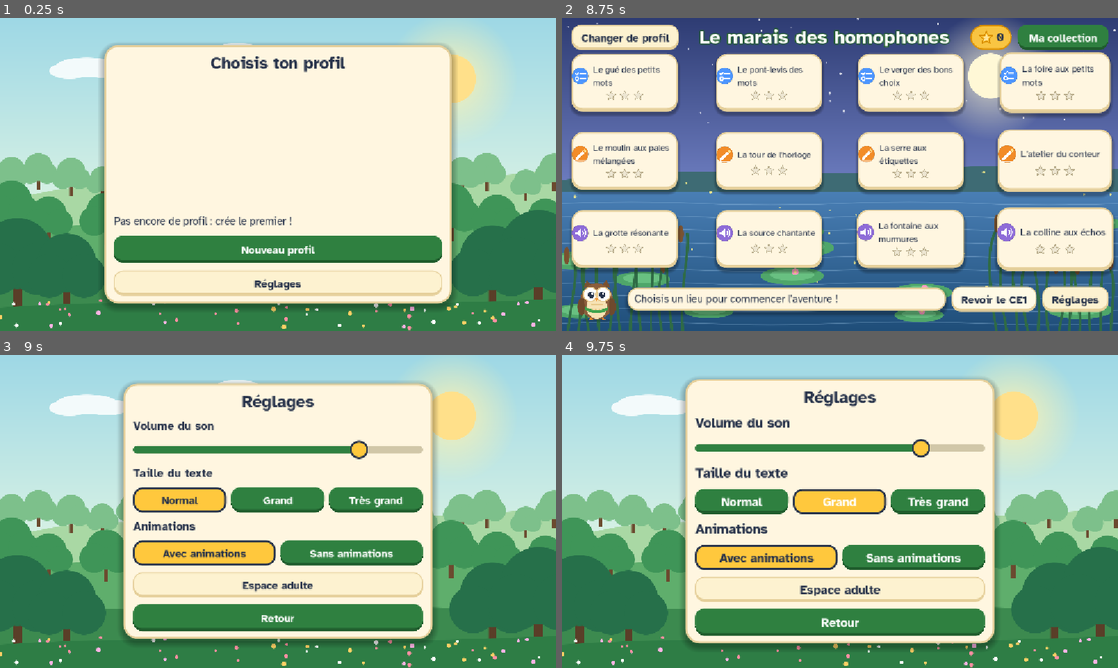
Above: before the commit, frames 1-4 (two rows, left to right).
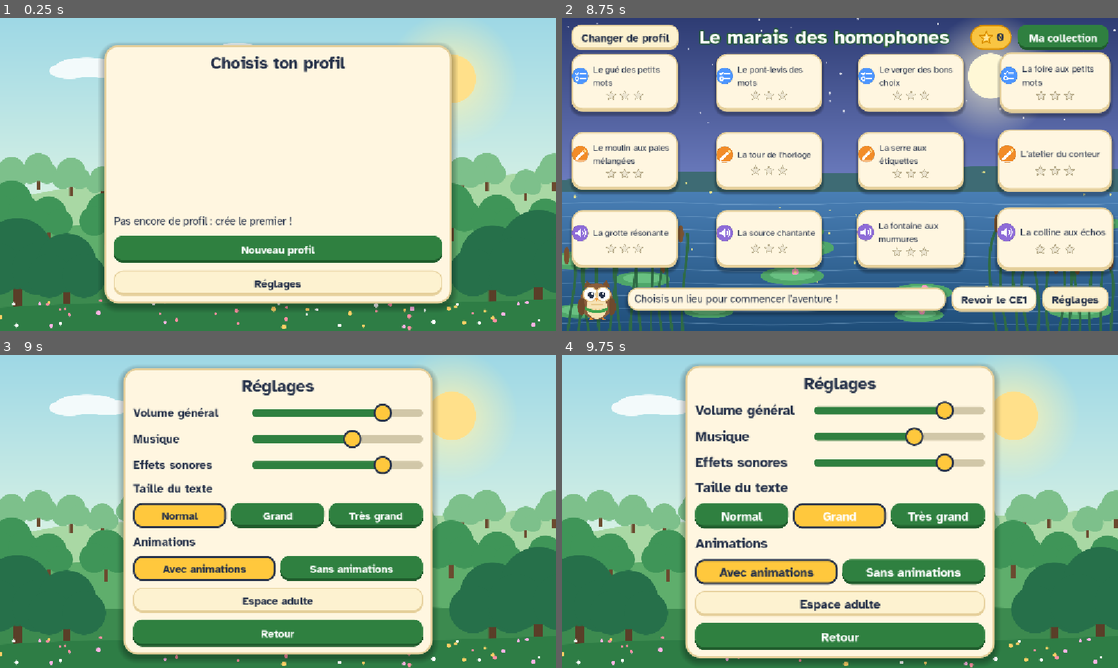
Above: after the commit, the same moments.

Repository: deunix-educ/aventuriers-des-mots
Game: Godot game, scene res://scenes/boot/boot.tscn
Same seed, same stepped clock (60 frames per second), same inputs: the game is played once before the commit and once after it.
Inputs (mouse positions are in pixels of both pictures, inside the frame that each line leads up to):
- Up to frame 1 (0.25 s): no input
- Up to frame 2 (8.75 s): click "Nouveau profil" at 0.5 s; click (840, 140) at 1.27 s; type "Alex" at 1.35 s; click "CE1" at 2 s; click "CE2" at 2.75 s; click "Commencer l'aventure" at 3.5 s; click "Changer de profil" at 4.25 s; click "Alex (CE2)" at 5 s; click "Ma collection" at 5.75 s; click "Retour à la carte" at 6.5 s; click "Revoir le CE1" at 7.25 s; click "Retour au CE2" at 8 s
- Up to frame 3 (9 s): click "Réglages" at 8.75 s
- Up to frame 4 (9.75 s): click "Grand" at 9.5 s

Frames 1-2 are identical in both runs. In frame 3, 29% of the frame differs, in the area x 21-79%, y 3-98%; in frame 4, 29%, in the area x 21-79%, y 2-100%.

Commit message:
Add sound effects, ambient music and volume mixing (0.5.0)
Co-Authored-By: Claude Sonnet 5.5 <noreply@anthropic.com>

Diff:
--- a/autoload/audio_manager.gd
+++ b/autoload/audio_manager.gd
@@ -1,26 +1,108 @@
 extends Node
-## Lecture des voix, dictees, musiques et effets sonores, y compris l'audio
-## provisoire des dictees. Aucun fichier audio n'est encore fourni (etape
-## "Graphismes et audio provisoires", a venir) : play_dictation se degrade
-## silencieusement (avertissement journalise) si le fichier est absent,
-## plutot que de faire planter le jeu.
+## Lecture des voix (dictees), des effets sonores et de la musique d'ambiance.
+## Les sons viennent d'identifiants resolus par SoundCatalog dans un
+## repertoire fixe. Un fichier absent se degrade silencieusement
+## (avertissement journalise) plutot que de faire planter le jeu. La musique
+## baisse pendant qu'une dictee est lue, pour ne jamais couvrir la voix.
 
-const DICTATION_AUDIO_DIR := "res://assets/audio/dictations"
+const MUSIC_DUCK_DB := -12.0
+const MUSIC_BASE_DB := -6.0
 
-var _player: AudioStreamPlayer
+var _voice_player: AudioStreamPlayer
+var _music_player: AudioStreamPlayer
+var _effect_players: Array[AudioStreamPlayer] = []
+var _current_music_id := ""
+var _stream_cache: Dictionary = {}
 
 
 func _ready() -> void:
-    _player = AudioStreamPlayer.new()
-    add_child(_player)
+    AudioBuses.ensure()
+    _voice_player = AudioStreamPlayer.new()
+    _voice_player.finished.connect(_on_voice_finished)
+    add_child(_voice_player)
+
+    _music_player = AudioStreamPlayer.new()
+    _music_player.bus = AudioBuses.MUSIC
+    _music_player.volume_db = MUSIC_BASE_DB
+    add_child(_music_player)
+
+    for _i in range(4):
+        var player := AudioStreamPlayer.new()
+        player.bus = AudioBuses.EFFECTS
+        add_child(player)
+        _effect_players.append(player)
+
+    # Un clic sur n'importe quel bouton du jeu produit le meme petit son.
+    get_tree().node_added.connect(_on_node_added)
 
 
 func play_dictation(audio_id: String) -> void:
     if audio_id.is_empty():
         return
-    var path := "%s/%s.ogg" % [DICTATION_AUDIO_DIR, audio_id]
+    var path := "%s/%s.ogg" % ["res://assets/audio/dictations", audio_id]
     if not ResourceLoader.exists(path):
         push_warning("Audio de dictee introuvable (pas encore genere) : %s" % path)
         return
-    _player.stream = load(path)
-    _player.play()
+    _voice_player.stream = load(path)
+    _voice_player.play()
+    _music_player.volume_db = MUSIC_BASE_DB + MUSIC_DUCK_DB
+
+
+func play_sfx(sfx_id: String) -> void:
+    var stream := _load_stream(SoundCatalog.sfx_path(sfx_id))
+    if stream == null:
+        return
+    for player in _effect_players:
+        if not player.playing:
+            player.stream = stream
+            player.play()
+            return
+    # Tous les lecteurs sont occupes : on coupe le premier plutot que d'ignorer.
+    _effect_players[0].stream = stream
+    _effect_players[0].play()
+
+
+## Lance la musique d'ambiance en boucle. Sans effet si c'est deja celle-ci.
+func play_music(music_id: String) -> void:
+    if music_id == _current_music_id and _music_player.playing:
+        return
+    var stream := _load_stream(SoundCatalog.music_path(music_id))
+    if stream == null:
+        return
+    if stream is AudioStreamOggVorbis:
+        (stream as AudioStreamOggVorbis).loop = true
+    _current_music_id = music_id
+    _music_player.stream = stream
+    _music_player.play()
+
+
+func current_music_id() -> String:
+    return _current_music_id
+
+
+func stop_music() -> void:
+    _current_music_id = ""
+    _music_player.stop()
+
+
+func _load_stream(path: String) -> AudioStream:
+    if path.is_empty():
+        return null
+    if _stream_cache.has(path):
+        return _stream_cache[path]
+    if not ResourceLoader.exists(path):
+        push_warning("Son introuvable : %s" % path)
+        return null
+    var stream: AudioStream = load(path)
+    _stream_cache[path] = stream
+    return stream
+
+
+func _on_voice_finished() -> void:
+    _music_player.volume_db = MUSIC_BASE_DB
+
+
+func _on_node_added(node: Node) -> void:
+    var button := node as BaseButton
+    if button != null and not button.has_meta("silent"):
+        button.pressed.connect(play_sfx.bind("click"))
--- a/autoload/settings_manager.gd
+++ b/autoload/settings_manager.gd
@@ -1,5 +1,6 @@
 extends Node
-## Volume, taille du texte et animations. Les reglages sont ceux de l'appareil
+## Volumes (general, musique, effets), taille du texte et animations. Les
+## reglages sont ceux de l'appareil
 ## (user://settings.json), pas ceux d'un profil. Les valeurs sont nettoyees par
 ## AppSettings a chaque lecture ; un fichier absent ou abime redonne les valeurs
 ## par defaut sans erreur. Le volume agit sur le bus principal ; la taille du
@@ -11,6 +12,8 @@
 
 var animations_enabled := true
 var volume := 0.8
+var music_volume := 0.5
+var effects_volume := 0.8
 var text_scale_index := 0
 
 var _base_font_sizes: Dictionary = {}
@@ -36,6 +39,16 @@
     _commit()
 
 
+func set_music_volume(value: float) -> void:
+    music_volume = clampf(value, 0.0, 1.0)
+    _commit()
+
+
+func set_effects_volume(value: float) -> void:
+    effects_volume = clampf(value, 0.0, 1.0)
+    _commit()
+
+
 func set_text_scale_index(index: int) -> void:
     text_scale_index = clampi(index, 0, AppSettings.TEXT_SCALES.size() - 1)
     _commit()
@@ -54,6 +67,8 @@
             raw = JSON.parse_string(file.get_as_text())
     var clean := AppSettings.sanitize(raw)
     volume = clean["volume"]
+    music_volume = clean["music_volume"]
+    effects_volume = clean["effects_volume"]
     text_scale_index = clean["text_scale_index"]
     animations_enabled = clean["animations_enabled"]
 
@@ -62,6 +77,8 @@
 func save_to_disk() -> bool:
     var data := AppSettings.defaults()
     data["volume"] = volume
+    data["music_volume"] = music_volume
+    data["effects_volume"] = effects_volume
     data["text_scale_index"] = text_scale_index
     data["animations_enabled"] = animations_enabled
     var tmp_path := SETTINGS_PATH + ".tmp"
@@ -79,7 +96,14 @@
 ## Applique les reglages au moteur : volume du bus principal et tailles du
 ## theme global.
 func apply() -> void:
+    AudioBuses.ensure()
     AudioServer.set_bus_volume_db(0, AppSettings.volume_db(volume))
+    AudioServer.set_bus_volume_db(
+        AudioServer.get_bus_index(AudioBuses.MUSIC), AppSettings.volume_db(music_volume)
+    )
+    AudioServer.set_bus_volume_db(
+        AudioServer.get_bus_index(AudioBuses.EFFECTS), AppSettings.volume_db(effects_volume)
+    )
     _apply_text_scale()
 
 
--- a/data/localization/fr.json
+++ b/data/localization/fr.json
@@ -75,7 +75,7 @@
   "world_map.settings_button": "Réglages",
   "profile_select.settings_button": "Réglages",
   "settings.title": "Réglages",
-  "settings.volume_label": "Volume du son",
+  "settings.volume_label": "Volume général",
   "settings.text_size_label": "Taille du texte",
   "settings.text_size_0": "Normal",
   "settings.text_size_1": "Grand",
@@ -107,5 +107,7 @@
   "skill.accord_groupe_nominal": "Accords dans le groupe nominal",
   "skill.homophones_grammaticaux": "Homophones grammaticaux",
   "settings.animations_on": "Avec animations",
-  "settings.animations_off": "Sans animations"
+  "settings.animations_off": "Sans animations",
+  "settings.music_label": "Musique",
+  "settings.effects_label": "Effets sonores"
 }
--- a/project.godot
+++ b/project.godot
@@ -11,7 +11,7 @@
 [application]
 
 config/name="Les Aventuriers des mots"
-config/version="0.4.0"
+config/version="0.5.0"
 run/main_scene="res://scenes/boot/boot.tscn"
 config/features=PackedStringArray("4.6", "Forward Plus")
 config/icon="res://icon.svg"
--- a/scenes/exercises/exercise_host.gd
+++ b/scenes/exercises/exercise_host.gd
@@ -66,6 +66,7 @@
     _skill_id = _rule.get("skill", "")
     _current_difficulty = ProgressManager.next_difficulty_for_skill(_skill_id, 1)
     $Backdrop.kind = "marsh" if _rule.get("level", "CE1") == "CE2" else "forest"
+    AudioManager.play_music(SoundCatalog.music_for_level(_rule.get("level", "CE1")))
     _show_rule_panel()
 
 
@@ -171,6 +172,7 @@
     ProgressManager.record_attempt(
         _skill_id, result.is_correct, _attempt_number > 1, _mission["exercise_type"]
     )
+    AudioManager.play_sfx("success" if result.is_correct else "try_again")
 
     _show_feedback(result, support_level, is_terminal)
 
--- a/scenes/profiles/profile_select.gd
+++ b/scenes/profiles/profile_select.gd
@@ -28,6 +28,7 @@
     _new_profile_button.pressed.connect(_on_new_profile_pressed)
     _delete_confirm_dialog.confirmed.connect(_on_delete_confirmed)
 
+    AudioManager.play_music("forest")
     _refresh_profile_list()
 
 
--- a/scenes/ui/reward_screen.gd
+++ b/scenes/ui/reward_screen.gd
@@ -28,6 +28,7 @@
     var mission := ExerciseEngine.get_mission(GameManager.pending_mission_id)
     var rule := ExerciseEngine.get_rule(mission.get("rule_id", ""))
     _backdrop.kind = "marsh" if rule.get("level", "CE1") == "CE2" else "forest"
+    AudioManager.play_music(SoundCatalog.music_for_level(rule.get("level", "CE1")))
 
     var summary := ProgressManager.complete_mission(
         GameManager.pending_mission_id, GameManager.last_outcomes
@@ -47,6 +48,10 @@
         "%s %d" % [UIText.get_text("reward_screen.total_label"), summary["total_stars"]]
     )
     _show_new_items(summary["new_items"])
+    if summary["stars"] == MissionScoring.MAX_STARS or not summary["new_items"].is_empty():
+        get_tree().create_timer(0.25 + 0.2 * MissionScoring.MAX_STARS).timeout.connect(
+            AudioManager.play_sfx.bind("fanfare")
+        )
 
     _collection_button.text = UIText.get_text("reward_screen.collection_button")
     _collection_button.pressed.connect(_on_collection_pressed)
@@ -64,6 +69,9 @@
         _stars_row.add_child(star)
         if i < earned:
             Motion.pop_in(star, 0.25 + 0.2 * i)
+            get_tree().create_timer(0.25 + 0.2 * i).timeout.connect(
+                AudioManager.play_sfx.bind("star")
+            )
 
 
 func _show_new_items(new_items: Array) -> void:
--- a/scenes/ui/settings.gd
+++ b/scenes/ui/settings.gd
@@ -7,6 +7,10 @@
 @onready var _title_label: Label = %TitleLabel
 @onready var _volume_label: Label = %VolumeLabel
 @onready var _volume_slider: HSlider = %VolumeSlider
+@onready var _music_label: Label = %MusicLabel
+@onready var _music_slider: HSlider = %MusicSlider
+@onready var _effects_label: Label = %EffectsLabel
+@onready var _effects_slider: HSlider = %EffectsSlider
 @onready var _text_size_label: Label = %TextSizeLabel
 @onready var _text_size_box: HBoxContainer = %TextSizeBox
 @onready var _animations_label: Label = %AnimationsLabel
@@ -23,11 +27,14 @@
     _adult_button.text = UIText.get_text("settings.adult_button")
     _back_button.text = UIText.get_text("settings.back_button")
 
-    _volume_slider.min_value = 0.0
-    _volume_slider.max_value = 1.0
-    _volume_slider.step = 1.0 / AppSettings.VOLUME_STEPS
-    _volume_slider.value = SettingsManager.volume
-    _volume_slider.value_changed.connect(_on_volume_changed)
+    _music_label.text = UIText.get_text("settings.music_label")
+    _effects_label.text = UIText.get_text("settings.effects_label")
+    _setup_slider(_volume_slider, SettingsManager.volume, _on_volume_changed)
+    _setup_slider(_music_slider, SettingsManager.music_volume, _on_music_changed)
+    _setup_slider(_effects_slider, SettingsManager.effects_volume, _on_effects_changed)
+    # Un petit son a la fin du geste fait entendre le niveau choisi.
+    _volume_slider.drag_ended.connect(_on_drag_ended)
+    _effects_slider.drag_ended.connect(_on_drag_ended)
 
     _build_text_size_buttons()
 
@@ -65,8 +72,28 @@
         _animations_box.add_child(button)
 
 
+func _setup_slider(slider: HSlider, value: float, handler: Callable) -> void:
+    slider.min_value = 0.0
+    slider.max_value = 1.0
+    slider.step = 1.0 / AppSettings.VOLUME_STEPS
+    slider.value = value
+    slider.value_changed.connect(handler)
+
+
 func _on_volume_changed(value: float) -> void:
     SettingsManager.set_volume(value)
+
+
+func _on_music_changed(value: float) -> void:
+    SettingsManager.set_music_volume(value)
+
+
+func _on_effects_changed(value: float) -> void:
+    SettingsManager.set_effects_volume(value)
+
+
+func _on_drag_ended(_value_changed: bool) -> void:
+    AudioManager.play_sfx("success")
 
 
 func _on_text_size_pressed(index: int) -> void:
--- a/scenes/ui/settings.tscn
+++ b/scenes/ui/settings.tscn
@@ -49,14 +49,55 @@
 theme_type_variation = &"CardTitle"
 horizontal_alignment = 1
 
-[node name="VolumeLabel" type="Label" parent="Margin/Center/Card/VBox"]
+[node name="VolumeRow" type="HBoxContainer" parent="Margin/Center/Card/VBox"]
+layout_mode = 2
+theme_override_constants/separation = 16
+
+[node name="VolumeLabel" type="Label" parent="Margin/Center/Card/VBox/VolumeRow"]
 unique_name_in_owner = true
 layout_mode = 2
+custom_minimum_size = Vector2(230, 0)
 theme_type_variation = &"Emphasis"
 
-[node name="VolumeSlider" type="HSlider" parent="Margin/Center/Card/VBox"]
+[node name="VolumeSlider" type="HSlider" parent="Margin/Center/Card/VBox/VolumeRow"]
 unique_name_in_owner = true
 layout_mode = 2
+size_flags_horizontal = 3
+size_flags_vertical = 4
+custom_minimum_size = Vector2(0, 40)
+
+[node name="MusicRow" type="HBoxContainer" parent="Margin/Center/Card/VBox"]
+layout_mode = 2
+theme_override_constants/separation = 16
+
+[node name="MusicLabel" type="Label" parent="Margin/Center/Card/VBox/MusicRow"]
+unique_name_in_owner = true
+layout_mode = 2
+custom_minimum_size = Vector2(230, 0)
+theme_type_variation = &"Emphasis"
+
+[node name="MusicSlider" type="HSlider" parent="Margin/Center/Card/VBox/MusicRow"]
+unique_name_in_owner = true
+layout_mode = 2
+size_flags_horizontal = 3
+size_flags_vertical = 4
+custom_minimum_size = Vector2(0, 40)
+
+[node name="EffectsRow" type="HBoxContainer" parent="Margin/Center/Card/VBox"]
+layout_mode = 2
+theme_override_constants/separation = 16
+
+[node name="EffectsLabel" type="Label" parent="Margin/Center/Card/VBox/EffectsRow"]
+unique_name_in_owner = true
+layout_mode = 2
+custom_minimum_size = Vector2(230, 0)
+theme_type_variation = &"Emphasis"
+
+[node name="EffectsSlider" type="HSlider" parent="Margin/Center/Card/VBox/EffectsRow"]
+unique_name_in_owner = true
+layout_mode = 2
+size_flags_horizontal = 3
+size_flags_vertical = 4
 custom_minimum_size = Vector2(0, 40)
 
 [node name="TextSizeLabel" type="Label" parent="Margin/Center/Card/VBox"]
--- a/scenes/world/world_map.gd
+++ b/scenes/world/world_map.gd
@@ -40,6 +40,7 @@
 func _refresh() -> void:
     var is_ce2 := _viewed_level == "CE2"
     _backdrop.kind = "marsh" if is_ce2 else "forest"
+    AudioManager.play_music(SoundCatalog.music_for_level(_viewed_level))
     _title_label.text = UIText.get_text("world_map.title_ce2" if is_ce2 else "world_map.title")
     _level_toggle_button.text = UIText.get_text(
         "world_map.review_ce1_button" if is_ce2 else "world_map.back_to_ce2_button"
--- /dev/null
+++ b/scripts/audio/audio_buses.gd
@@ -0,0 +1,20 @@
+class_name AudioBuses
+extends RefCounted
+## Bus audio du jeu, crees a l'execution (pas de fichier de disposition a
+## maintenir) : « Music » et « Effects » sont des enfants du bus principal,
+## dont le volume est le volume general. Les voix des dictees restent sur le
+## bus principal : elles ne sont jamais couvertes par la musique.
+
+const MUSIC := "Music"
+const EFFECTS := "Effects"
+
+
+## Cree les bus manquants. Idempotent.
+static func ensure() -> void:
+    for bus_name in [MUSIC, EFFECTS]:
+        if AudioServer.get_bus_index(bus_name) != -1:
+            continue
+        AudioServer.add_bus()
+        var index := AudioServer.bus_count - 1
+        AudioServer.set_bus_name(index, bus_name)
+        AudioServer.set_bus_send(index, "Master")
--- /dev/null
+++ b/scripts/audio/sound_catalog.gd
@@ -0,0 +1,27 @@
+class_name SoundCatalog
+extends RefCounted
+## Identifiants des effets sonores et des musiques, resolus vers un fichier
+## d'un repertoire fixe (jamais de chemin libre : voir CLAUDE.md). Code pur.
+
+const SFX_DIR := "res://assets/audio/sfx"
+const MUSIC_DIR := "res://assets/audio/music"
+
+const SFX_IDS: Array[String] = ["click", "success", "try_again", "star", "fanfare"]
+const MUSIC_IDS: Array[String] = ["forest", "marsh"]
+
+
+static func sfx_path(sfx_id: String) -> String:
+    if not SFX_IDS.has(sfx_id):
+        return ""
+    return "%s/%s.ogg" % [SFX_DIR, sfx_id]
+
+
+static func music_path(music_id: String) -> String:
+    if not MUSIC_IDS.has(music_id):
+        return ""
+    return "%s/%s.ogg" % [MUSIC_DIR, music_id]
+
+
+## Musique d'une region selon le niveau scolaire de la regle.
+static func music_for_level(level: String) -> String:
+    return "marsh" if level == "CE2" else "forest"
--- a/scripts/settings/app_settings.gd
+++ b/scripts/settings/app_settings.gd
@@ -20,6 +20,8 @@
     return {
         "format_version": FORMAT_VERSION,
         "volume": 0.8,
+        "music_volume": 0.5,
+        "effects_volume": 0.8,
         "text_scale_index": 0,
         "animations_enabled": true,
     }
@@ -35,6 +37,10 @@
     var volume: Variant = source.get("volume")
     if typeof(volume) == TYPE_FLOAT or typeof(volume) == TYPE_INT:
         result["volume"] = clampf(float(volume), 0.0, 1.0)
+    for key: String in ["music_volume", "effects_volume"]:
+        var other: Variant = source.get(key)
+        if typeof(other) == TYPE_FLOAT or typeof(other) == TYPE_INT:
+            result[key] = clampf(float(other), 0.0, 1.0)
     var index: Variant = source.get("text_scale_index")
     if typeof(index) == TYPE_FLOAT or typeof(index) == TYPE_INT:
         result["text_scale_index"] = clampi(int(index), 0, TEXT_SCALES.size() - 1)
--- /dev/null
+++ b/tests/audio/test_sound_catalog.gd
@@ -0,0 +1,44 @@
+extends GutTest
+## Chaque identifiant sonore pointe vers un fichier present ; un identifiant
+## inconnu ne produit jamais de chemin libre.
+
+
+func test_every_sfx_file_exists() -> void:
+    for sfx_id in SoundCatalog.SFX_IDS:
+        assert_true(ResourceLoader.exists(SoundCatalog.sfx_path(sfx_id)), sfx_id)
+
+
+func test_every_music_file_exists() -> void:
+    for music_id in SoundCatalog.MUSIC_IDS:
+        assert_true(ResourceLoader.exists(SoundCatalog.music_path(music_id)), music_id)
+
+
+func test_unknown_ids_give_no_path() -> void:
+    assert_eq(SoundCatalog.sfx_path("../../etc/passwd"), "")
+    assert_eq(SoundCatalog.music_path("inconnue"), "")
+
+
+func test_music_follows_the_level() -> void:
+    assert_eq(SoundCatalog.music_for_level("CE1"), "forest")
+    assert_eq(SoundCatalog.music_for_level("CE2"), "marsh")
+
+
+func test_audio_manager_plays_without_crashing_and_remembers_music() -> void:
+    AudioManager.play_sfx("success")
+    AudioManager.play_music("marsh")
+    assert_eq(AudioManager.current_music_id(), "marsh")
+    AudioManager.play_music("marsh")
+    AudioManager.stop_music()
+    assert_eq(AudioManager.current_music_id(), "")
+
+
+func test_buses_exist_and_are_idempotent() -> void:
+    AudioBuses.ensure()
+    AudioBuses.ensure()
+    assert_ne(AudioServer.get_bus_index(AudioBuses.MUSIC), -1)
+    assert_ne(AudioServer.get_bus_index(AudioBuses.EFFECTS), -1)
+    var count := 0
+    for i in AudioServer.bus_count:
+        if AudioServer.get_bus_name(i) == AudioBuses.MUSIC:
+            count += 1
+    assert_eq(count, 1)
--- a/tests/settings/test_app_settings.gd
+++ b/tests/settings/test_app_settings.gd
@@ -35,3 +35,10 @@
     assert_eq(AppSettings.volume_db(0.0), -80.0)
     assert_eq(AppSettings.volume_db(1.0), 0.0)
     assert_lt(AppSettings.volume_db(0.5), 0.0)
+
+
+func test_music_and_effects_volumes_are_bounded() -> void:
+    var clean := AppSettings.sanitize({"music_volume": 3, "effects_volume": -1})
+    assert_eq(clean["music_volume"], 1.0)
+    assert_eq(clean["effects_volume"], 0.0)
+    assert_eq(AppSettings.sanitize({})["music_volume"], AppSettings.defaults()["music_volume"])
Not shown, added: assets/audio/music/forest.ogg.import
Not shown, added: assets/audio/music/marsh.ogg.import
Not shown, added: assets/audio/sfx/click.ogg.import
Not shown, added: assets/audio/sfx/fanfare.ogg.import
Not shown, added: assets/audio/sfx/star.ogg.import
Not shown, added: assets/audio/sfx/success.ogg.import
Not shown, added: assets/audio/sfx/try_again.ogg.import
Not shown, added: scripts/audio/audio_buses.gd.uid
Not shown, added: scripts/audio/sound_catalog.gd.uid
Not shown, added: tests/audio/test_sound_catalog.gd.uid
Not shown, changed: CLAUDE.md
Not shown, changed: assets/CREDITS.md
(and 9 more such lines)
